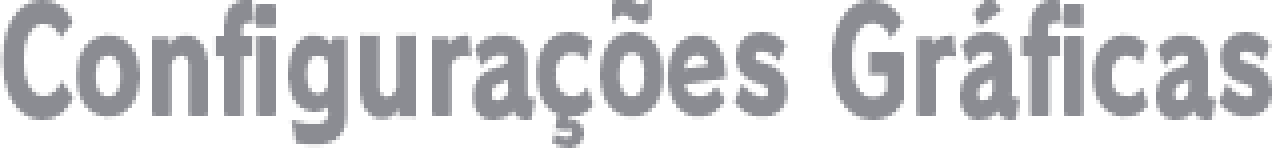
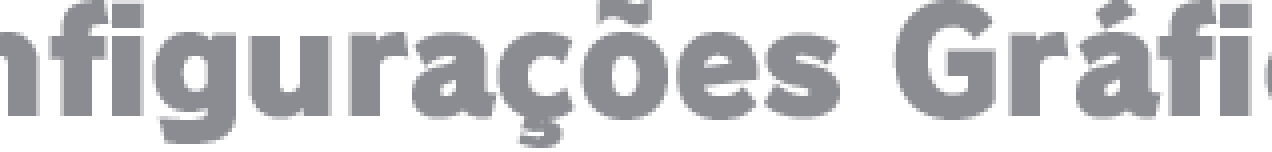
The second 1272 × 152 image is a revision of the first. Changes to its layers:
hid "Configurações Gráficas" (1st of 2) over <box>0,0,1272,148</box>
added layer "Configurações Gráficas" (2nd of 2) above "Graphic Settings" over <box>0,0,1272,148</box>
